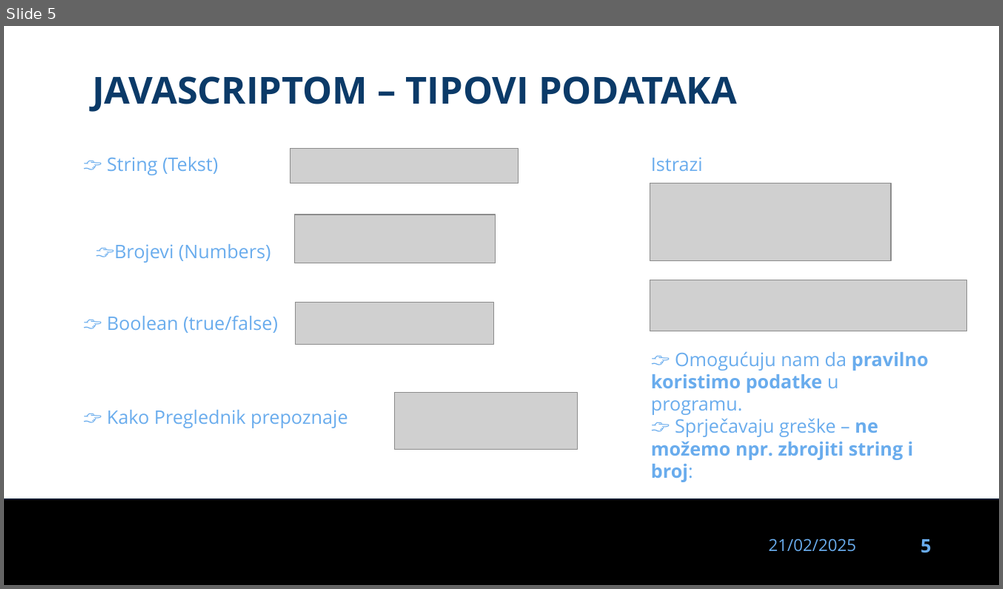
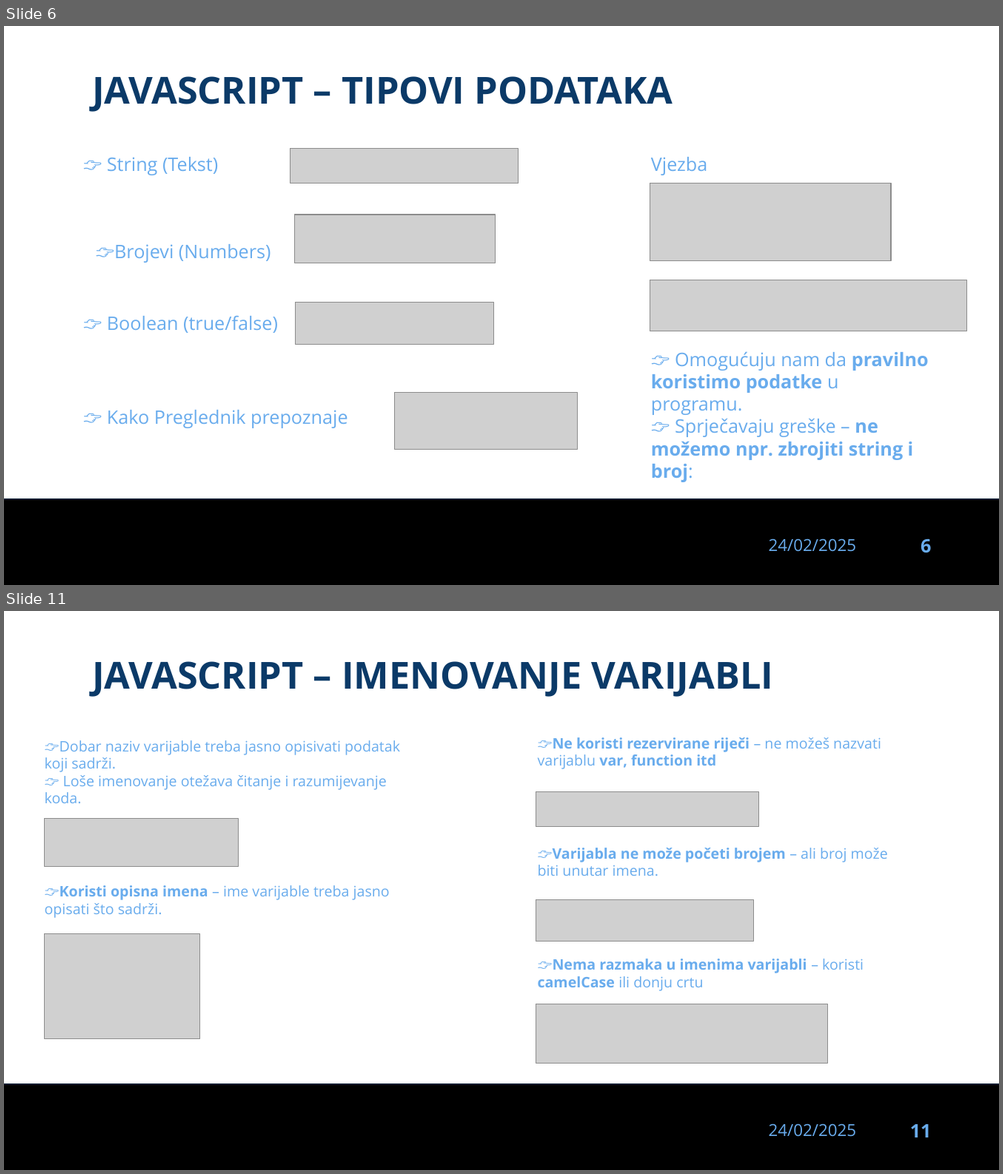
Before and after one commit to dinoDuvnjak/CTK, a slide deck: Bootcamp/javascript-uvod/javascript-uvod.pptx. Shown one above the other, each under a label of ours: slide 5 before the commit, slides 6 and 11 after it; the slides between them are not shown. The pictures are 1003x589 and 1003x1174 pixels, drawn with LibreOffice and Linux fonts; fonts in the diff are those of the drawing; grey boxes stand for pictures; background and template pictures are left out. Boxes give left, top, right and bottom in pixels: in the first picture for what was removed or moved away, otherwise in the second. Text is boxed around its words. In the diff, an @@ line names an element or a change of style, - is before the commit and + after.

Commit message:
Javascript gotov

```diff
--- a/Bootcamp/javascript-uvod/javascript-uvod.pptx
+++ b/Bootcamp/javascript-uvod/javascript-uvod.pptx
@@ slide 11 added at (4,611,999,1170), background #FFFFFF; not listed: 3 template elements that a slide beside it also shows @@
@@ text added at (92,661,773,697), 36 pt, text #0B3A68, bold @@
+JAVASCRIPT – IMENOVANJE VARIJABLI
@@ text added at (45,741,400,803), 14 pt, text #69ACED @@
+👉Dobar naziv varijable treba jasno opisivati podatak koji sadrži.
+👉 Loše imenovanje otežava čitanje i razumijevanje koda.
@@ text added at (538,738,881,769), 14 pt, text #69ACED, bold @@
+👉Ne koristi rezervirane riječi – ne možeš nazvati varijablu var, function itd
@@ picture added at (536,792,759,826) @@
@@ picture added at (44,818,238,867) @@
@@ text added at (538,848,888,876), 14 pt, text #69ACED @@
+👉Varijabla ne može početi brojem – ali broj može biti unutar imena.
@@ text added at (45,886,390,918), 14 pt, text #69ACED @@
+👉Koristi opisna imena – ime varijable treba jasno opisati što sadrži.
@@ picture added at (536,900,754,942) @@
@@ picture added at (44,934,199,1039) @@
@@ text added at (538,959,863,991), 14 pt, text #69ACED, bold @@
+👉Nema razmaka u imenima varijabli – koristi camelCase ili donju crtu
@@ picture added at (536,1004,828,1063) @@
@@ what was slide 5 is now slide 6 @@
@@ slide 6 changed as well @@
@@ text at (92,76,673,112): text changed @@
-JAVASCRIPTOM – TIPOVI PODATAKA
+JAVASCRIPT – TIPOVI PODATAKA
@@ text at (651,157,707,175): text changed @@
-Istrazi
+Vjezba
@@ text at (768,539,856,552): text changed @@
-21/02/2025
+24/02/2025
@@ page number at (920,540,930,554): text changed @@
-5
+6
```
Also in this commit, not shown: 3 other slides changed, 30 other slides added, 39 slides removed, 6 other files.
